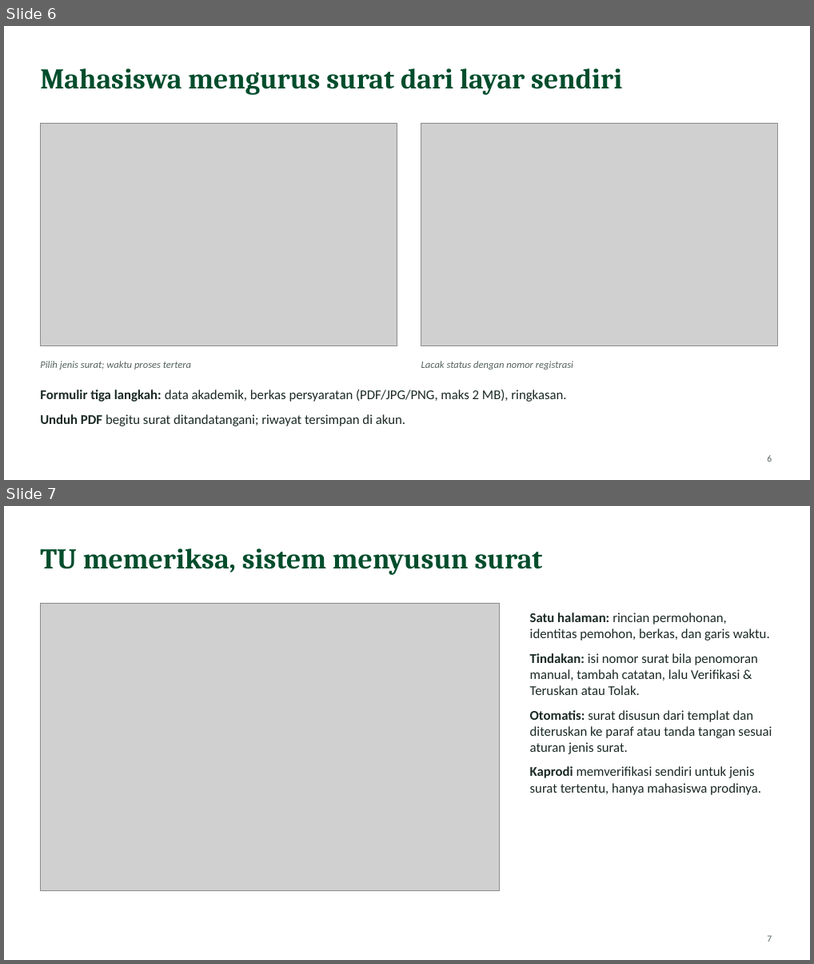
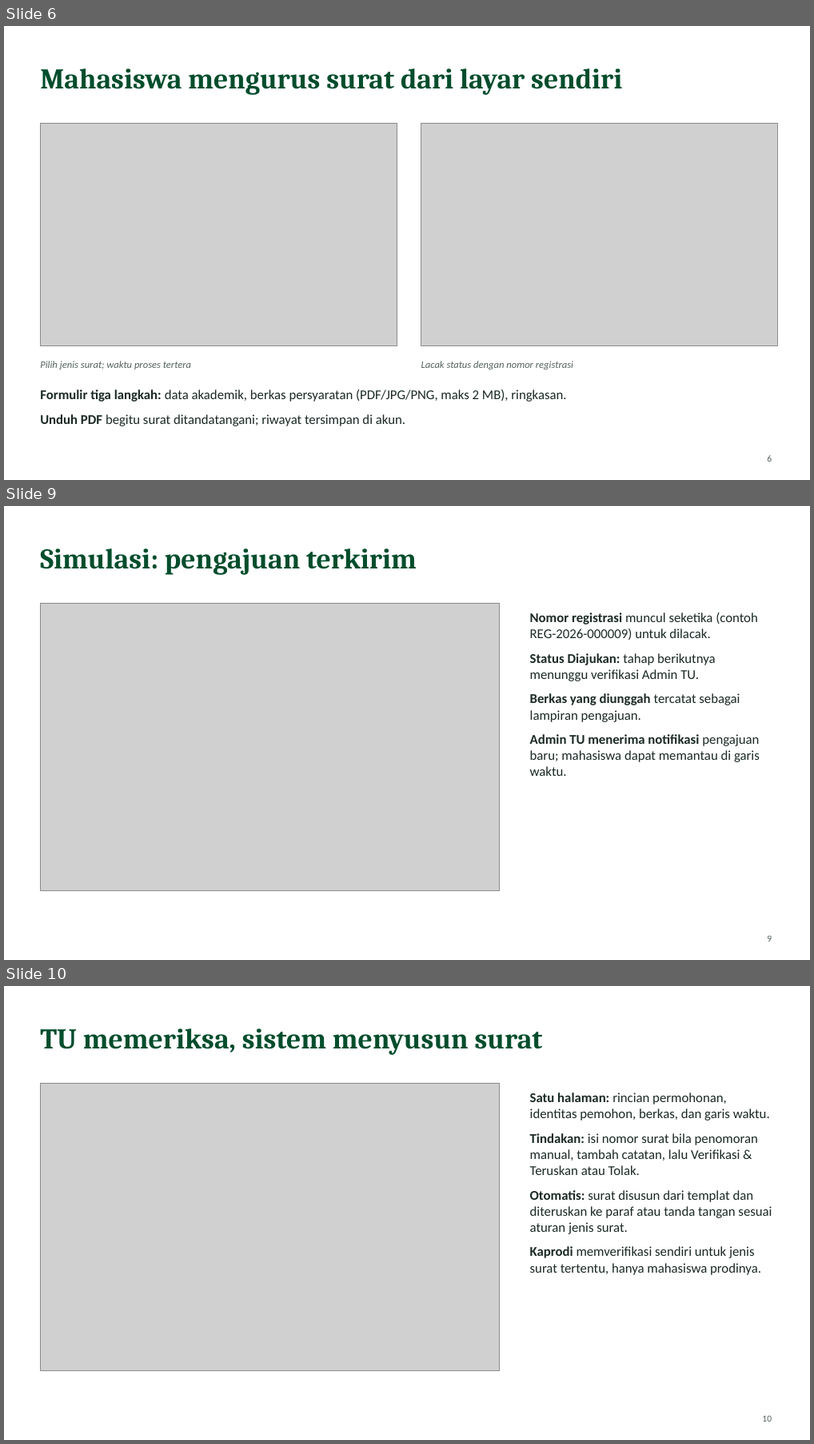
Before and after one commit to randoago/sipersu, a slide deck: documentation/presentasi-sipersu.pptx. Shown one above the other, each under a label of ours: slides 6 and 7 before the commit, slides 6, 9 and 10 after it; the slides between them are not shown. The pictures are 814x964 and 814x1444 pixels, drawn with LibreOffice and Linux fonts; fonts in the diff are those of the drawing; grey boxes stand for pictures. Boxes give left, top, right and bottom in pixels: in the first picture for what was removed or moved away, otherwise in the second. Text is boxed around its words. In the diff, an @@ line names an element or a change of style, - is before the commit and + after.

```diff
--- a/documentation/presentasi-sipersu.pptx
+++ b/documentation/presentasi-sipersu.pptx
@@ slide 9 added at <box>4,506,810,960</box>, background #FFFFFF @@
@@ text added at <box>40,548,417,575</box>, 34 pt, text #004D2C, bold @@
+Simulasi: pengajuan terkirim
@@ picture added at <box>40,603,500,890</box> @@
@@ text added at <box>530,612,760,776</box>, 16 pt, text #1B2A24 @@
+• Nomor registrasi muncul seketika (contoh REG-2026-000009) untuk dilacak.
+• Status Diajukan: tahap berikutnya menunggu verifikasi Admin TU.
+• Berkas yang diunggah tercatat sebagai lampiran pengajuan.
+• Admin TU menerima notifikasi pengajuan baru; mahasiswa dapat memantau di garis waktu.
@@ page number added at <box>767,935,772,941</box>, 11 pt, text #55645D @@
+9
@@ what was slide 7 is now slide 10 @@
@@ page number at <box>762,1415,772,1421</box>: text changed @@
-7
+10
```
Also in this commit, not shown: 3 other slides added, 10 other files.
